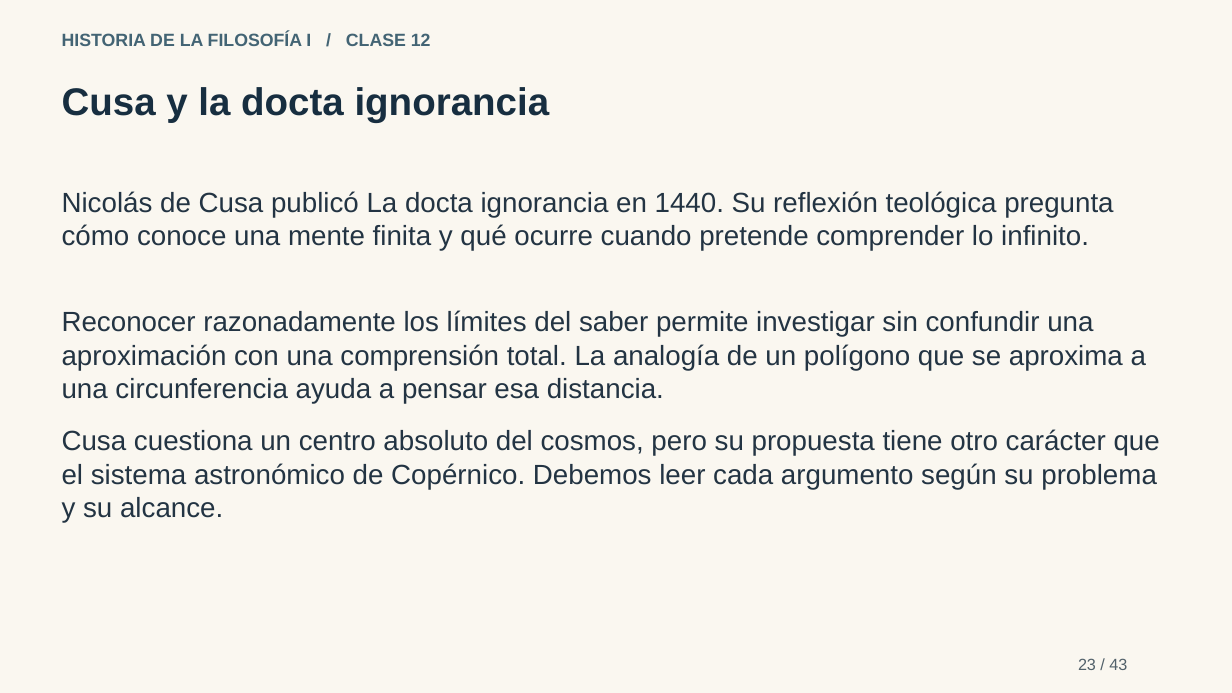
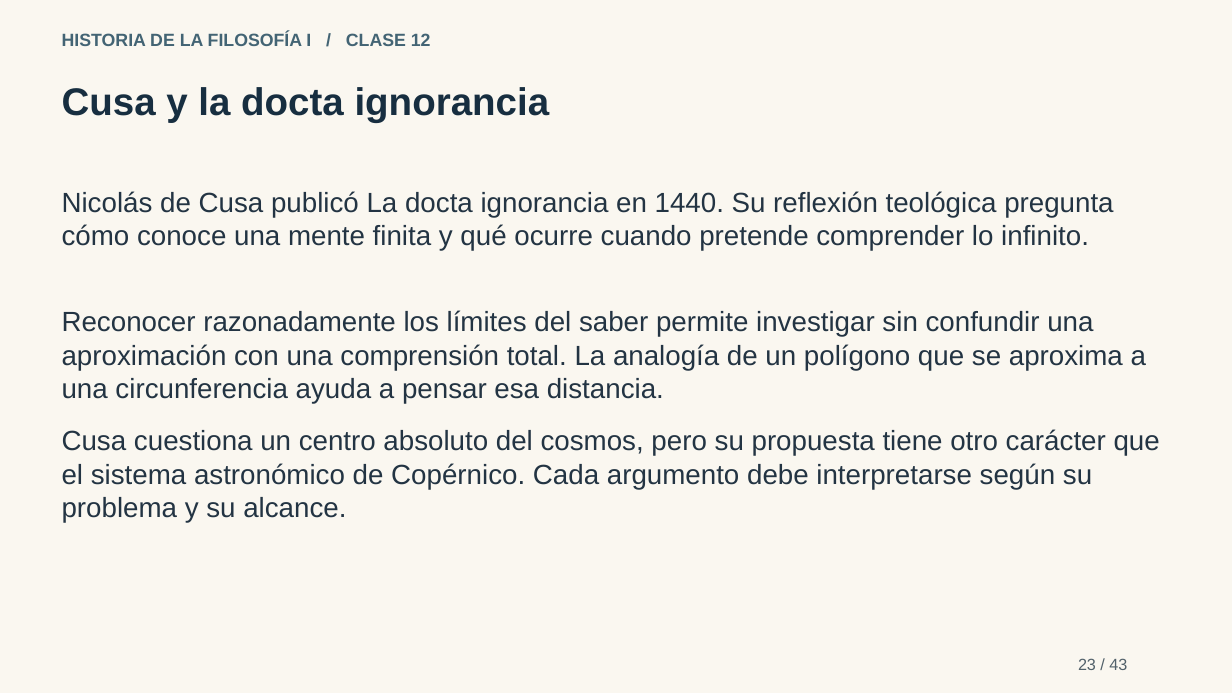
Before and after one commit to JAMC1805/JAMC1805.github.io, a slide deck: slide 23 of materiales/Historia-I-Clase-12-didactica.pptx. Drawn at 1232x693 pixels with LibreOffice and Linux fonts; fonts in the diff are those of the drawing. Boxes give left, top, right and bottom in pixels: in the first picture for what was removed or moved away, otherwise in the second. Text is boxed around its words. In the diff, an @@ line names an element or a change of style, - is before the commit and + after.

```diff
--- a/materiales/Historia-I-Clase-12-didactica.pptx
+++ b/materiales/Historia-I-Clase-12-didactica.pptx
@@ text at (62, 429, 1160, 522): text changed @@
-Cusa cuestiona un centro absoluto del cosmos, pero su propuesta tiene otro carácter que el sistema astronómico de Copérnico. Debemos leer cada argumento según su problema y su alcance.
+Cusa cuestiona un centro absoluto del cosmos, pero su propuesta tiene otro carácter que el sistema astronómico de Copérnico. Cada argumento debe interpretarse según su problema y su alcance.
```
Also in this commit, not shown: 13 other slides changed, 8 other files.
